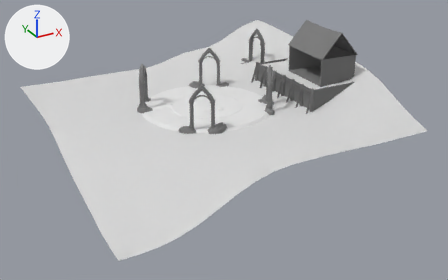
One commit to the glTF model maps/dwellan_island/props/dias/dias.glb: the scene before it, then after it.
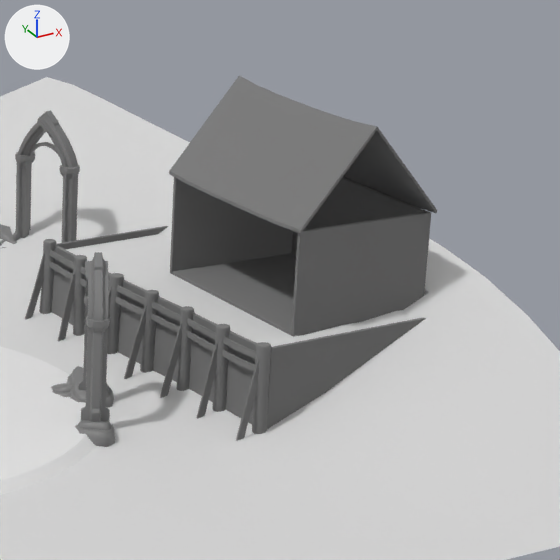
Old and new are each drawn whole from a 50 mm lens placed at (-26.6, -52.0, 21.8), pointed at (0.7, -2.4, -3.0) and again close up on the part from 55% to 87% of the width and 0% to 52% of the height. Every picture has the same lights, and +X, +Y and +Z are marked at upper left. The first two pictures are the older version. Objects named as collision shapes, trigger or cutter boxes, shadow casters or lower levels of detail are left out. Where no turn or scale is listed for an object, it has been applied to the vertices. Vertices at exactly the same position are counted once.

Names of what the first close-up shows: 'Dias', 'Grass', 'GrassPlane', 'HouseBool.001', 'HouseBool.002', 'HouseBool.003', 'HouseBool.005', 'Plane.004', 'Plane.016', 'Wall', 'Wall.002', 'Wood' and 11 more.
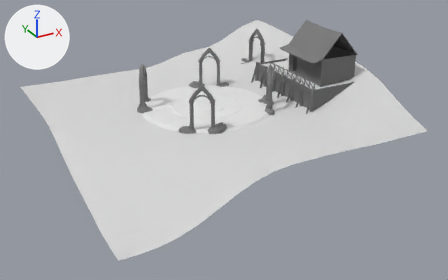
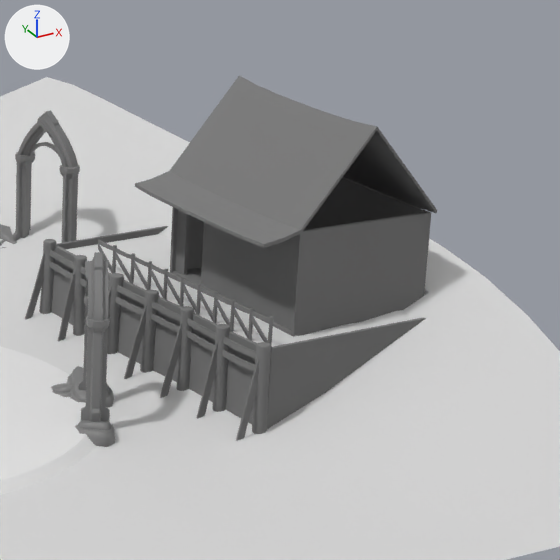
Patch to the scene script:
```diff
--- a/maps/dwellan_island/props/dias/dias.glb.py
+++ b/maps/dwellan_island/props/dias/dias.glb.py
@@ me_cube_017 @@
 # used by ob_housebool_005; location = (11.77, -2.87, 4.84)
-me_cube_017.from_pydata(...)  # 48 vertices, 92 faces; spans x -2.23..2.23, y -3.23..3.23, z -0.11..2.43
+me_cube_017.from_pydata(...)  # 80 vertices, 156 faces; spans x -3.29..2.23, y -3.23..3.29, z -0.34..2.43
+# me_cube_017 part 1
+# 14 faces are deleted
+# 20 vertices are added at x -3.29..-2.53, y -2.96..3.29, z -0.34..-0.17
+# 12 new vertices lie (-0.53, 0.03, -0.15) away from vertices in x -2.23..-1.91, y -3.02..3.23, z -0.11..0.05
+# 78 new faces join them
 me_cube_017.materials.append(mat_mat_grey_001)
@@ me_cube_018 @@
+me_cube_018.from_pydata(...)  # 24 vertices, 44 faces; spans x -0.15..0.24, y -2.9..2.9, z -1.5..1.5
+me_cube_018.materials.append(mat_mat_grey_001)  # grey #7c7c7c
@@ me_cylinder_007 @@
+me_cylinder_007.from_pydata(...)  # 720 vertices, 1400 faces; spans x -0.16..0.08, y -0.02..7.81, z -0.8..0.27
+me_cylinder_007.materials.append(mat_mat_rough_wood)  # grey #7c7c7c
@@ ob_housebool_006 @@
+ob_housebool_006 = bpy.data.objects.new('HouseBool.006', me_cube_018)
+ob_housebool_006.location = (9.89, -2.77, 3.29)
@@ ob_cylinder_005 @@
+ob_cylinder_005 = bpy.data.objects.new('Cylinder.005', me_cylinder_007)
+ob_cylinder_005.location = (8.49, -6.3, 2.66)
```

Pixel boxes (x1, y1, x2, y2) of what changed, in the close-ups (560 x 560 px):
'HouseBool.005', reshaped (13% wider, 9% taller)
    before: (169, 76, 437, 234)
    after: (135, 76, 437, 248)
'HouseBool.006', added
    after: (175, 210, 298, 330)
'Cylinder.005', added
    after: (98, 239, 273, 346)
part 1 of me_cube_017, built on
    before: (169, 171, 301, 234)
    after: (135, 171, 301, 248)
'HouseBool.001', unchanged, covered by the edit
    before: (170, 177, 293, 274)
    after: (170, 207, 204, 273)
'HouseBool.003', unchanged, covered by the edit
    before: (172, 253, 296, 335)
    after: (172, 267, 291, 335)
